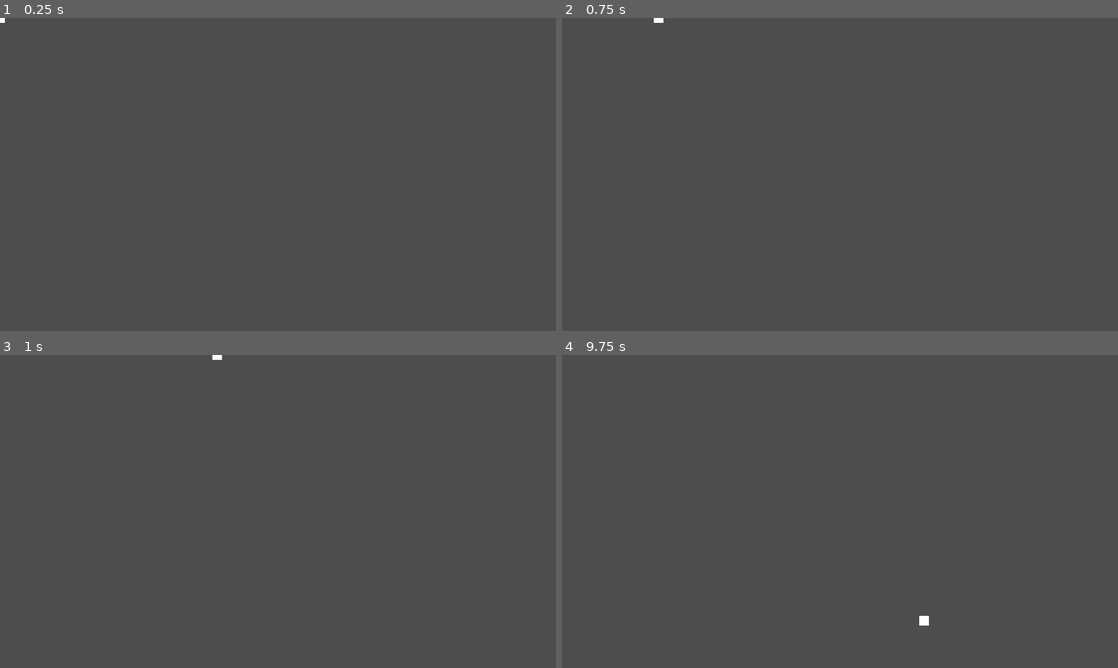
Above: before the commit, frames 1-4 (two rows, left to right).
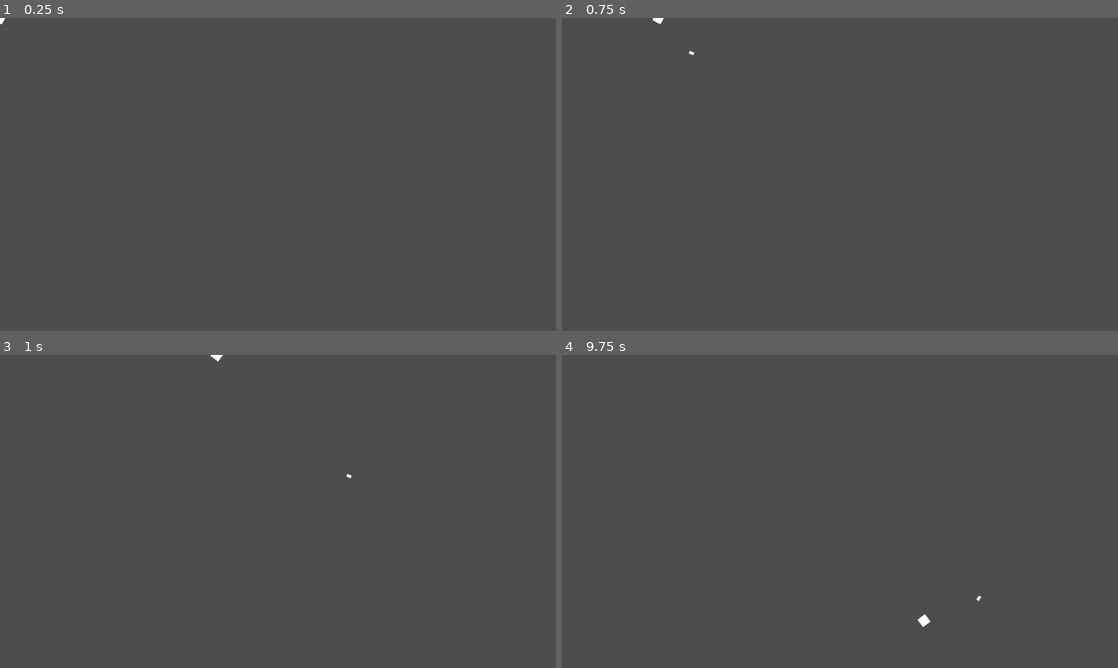
Above: after the commit, the same moments.

Repository: aayamneupane/TheAppleMangoGame
Game: Godot game, scene res://player.tscn
Same seed, same stepped clock (60 frames per second), same inputs: the game is played once before the commit and once after it. The project has no main scene, so this scene is started directly.
Inputs (mouse positions are in pixels of both pictures, inside the frame that each line leads up to):
- Up to frame 1 (0.25 s): no input
- Up to frame 2 (0.75 s): tap Enter at 0.5 s; move the mouse to (962, 158) at 0.52 s; hold D (move_right) from 0.53 s (still down); click (962, 158) at 0.6 s
- Up to frame 3 (1 s): keep holding D (move_right)
- Up to frame 4 (9.75 s): tap Space at 1.25, 3.5, 5 s; move the mouse to (728, 527) at 1.27 s; release D (move_right) at 1.28 s; hold S (move_down) 1.28-2.03 s; click (728, 527) at 1.35 s; move the mouse to (895, 442) at 2.02 s; hold D (move_right) 2.03-2.78 s; click (895, 442) at 2.1 s; tap Enter at 2.75, 4.25 s; move the mouse to (812, 574) at 2.77 s; hold W (move_up) 2.78-3.53 s; click (812, 574) at 2.85 s; move the mouse to (1006, 558) at 3.52 s; hold A (move_left) 3.53-5.03 s; click (1006, 558) at 3.6 s; move the mouse to (673, 464) at 4.27 s; click (673, 464) at 4.35 s; move the mouse to (867, 511) at 5.02 s; hold S (move_down) 5.03-5.78 s; click (867, 511) at 5.1 s; move the mouse to (756, 433) at 5.77 s; hold D (move_right) 5.78-6.53 s; click (756, 433) at 5.85 s; move the mouse to (962, 495) at 6.52 s; hold W (move_up) 6.53-7.28 s; click (962, 495) at 6.6 s; move the mouse to (728, 527) at 7.27 s; hold D (move_right) 7.28-8.03 s; click (728, 527) at 7.35 s; move the mouse to (895, 442) at 8.02 s; hold S (move_down) 8.03-8.78 s; click (895, 442) at 8.1 s; move the mouse to (812, 574) at 8.77 s; hold A (move_left) 8.78-9.53 s; click (812, 574) at 8.85 s; move the mouse to (1006, 558) at 9.52 s; hold W (move_up) from 9.53 s (still down); click (1006, 558) at 9.6 s

The runs differ from the first frame. In frame 1, less than 0.1% of the frame differs, in the area x 0-1%, y 0-2%; in frame 2, less than 0.1%; in frame 3, less than 0.1%; in frame 4, less than 0.1%, in the area x 64-76%, y 76-88%.

Commit message:
added simple bullet fire  mechanic

Diff:
--- /dev/null
+++ b/bullet.gd
@@ -0,0 +1,23 @@
+extends RigidBody2D
+
+const SPEED := 2000
+
+var target := Vector2.ZERO
+var velocity := Vector2.ZERO
+
+
+func on_fired() -> void:
+	velocity = target * SPEED
+	apply_impulse(velocity, Vector2().rotated(rotation))
+
+
+func set_target(p_direction : Vector2) -> void:
+	target = p_direction
+
+
+func _on_visible_on_screen_notifier_2d_screen_exited() -> void:
+	_destroy()
+
+
+func _destroy() -> void:
+	queue_free()
--- /dev/null
+++ b/bullet.tscn
@@ -0,0 +1,35 @@
+[gd_scene load_steps=4 format=3 uid="uid://dsbx3knn4x811"]
+
+[ext_resource type="Script" path="res://bullet.gd" id="1_s0udd"]
+[ext_resource type="Texture2D" uid="uid://bmoojrudmfe2p" path="res://Player.png" id="1_tkun3"]
+
+[sub_resource type="RectangleShape2D" id="RectangleShape2D_2bhk4"]
+size = Vector2(10, 6)
+
+[node name="Bullet" type="RigidBody2D"]
+collision_mask = 0
+gravity_scale = 2.66454e-15
+script = ExtResource("1_s0udd")
+
+[node name="BulletSkin" type="TextureRect" parent="."]
+custom_minimum_size = Vector2(4, 4)
+anchors_preset = 8
+anchor_left = 0.5
+anchor_top = 0.5
+anchor_right = 0.5
+anchor_bottom = 0.5
+offset_left = -5.0
+offset_top = -3.0
+offset_right = 5.0
+offset_bottom = 3.0
+grow_horizontal = 2
+grow_vertical = 2
+texture = ExtResource("1_tkun3")
+expand_mode = 1
+
+[node name="BulletCollidor" type="CollisionShape2D" parent="."]
+shape = SubResource("RectangleShape2D_2bhk4")
+
+[node name="VisibleOnScreenNotifier2D" type="VisibleOnScreenNotifier2D" parent="."]
+
+[connection signal="screen_exited" from="VisibleOnScreenNotifier2D" to="." method="_on_visible_on_screen_notifier_2d_screen_exited"]
--- a/player.gd
+++ b/player.gd
@@ -1,7 +1,7 @@
 extends CharacterBody2D
 
-
 @onready var _player_skin: TextureRect = $PlayerSkin
+var _bullet_scene = preload("res://bullet.tscn")
 
 const MOVEMENT_SPEED := 1000
 const FRICTION := 90
@@ -17,6 +17,9 @@
 func _process(delta: float) -> void:
 	_move(delta)
 
+	if Input.is_action_just_pressed("fire"):
+		_fire()
+
 
 func _get_input_axis() -> Vector2:
 	axis.x = int(Input.is_action_pressed("move_right")) - int(Input.is_action_pressed("move_left"))
@@ -25,16 +28,15 @@
 	return axis.normalized()
 
 
-
 func _move(p_delta : float) -> void:
 	axis = _get_input_axis()
-
 	if axis == Vector2.ZERO:
 		_apply_friction(FRICTION)
 	else:
 		_apply_movement(axis * MOVEMENT_SPEED)
 
 	move_and_slide()
+	look_at(get_global_mouse_position())
 
 
 func _apply_friction(p_amount : float) -> void:
@@ -47,3 +49,18 @@
 func _apply_movement(p_velocity : Vector2) -> void:
 	velocity = p_velocity
 	velocity.limit_length(MOVEMENT_SPEED)
+
+
+func _fire() -> void:
+	var bullet = _bullet_scene.instantiate()
+	bullet.position = get_global_position()
+	bullet.rotation_degrees = rotation_degrees
+
+	bullet.set_target(
+		bullet.global_position.direction_to(
+			get_global_mouse_position()
+			)
+		)
+	bullet.on_fired()
+
+	get_tree().get_root().add_child(bullet)
--- a/player.tscn
+++ b/player.tscn
@@ -24,5 +24,5 @@
 texture = ExtResource("1_5o0yf")
 expand_mode = 1
 
-[node name="CollisionShape2D" type="CollisionShape2D" parent="."]
+[node name="PlayerCollidor" type="CollisionShape2D" parent="."]
 shape = SubResource("RectangleShape2D_ypm1t")
--- a/project.godot
+++ b/project.godot
@@ -41,6 +41,11 @@
 "events": [Object(InputEventKey,"resource_local_to_scene":false,"resource_name":"","device":-1,"window_id":0,"alt_pressed":false,"shift_pressed":false,"ctrl_pressed":false,"meta_pressed":false,"pressed":false,"keycode":0,"physical_keycode":83,"key_label":0,"unicode":115,"echo":false,"script":null)
 ]
 }
+fire={
+"deadzone": 0.5,
+"events": [Object(InputEventMouseButton,"resource_local_to_scene":false,"resource_name":"","device":-1,"window_id":0,"alt_pressed":false,"shift_pressed":false,"ctrl_pressed":false,"meta_pressed":false,"button_mask":1,"position":Vector2(521, 42),"global_position":Vector2(529, 126),"factor":1.0,"button_index":1,"pressed":true,"double_click":false,"script":null)
+]
+}
 
 [rendering]
 
